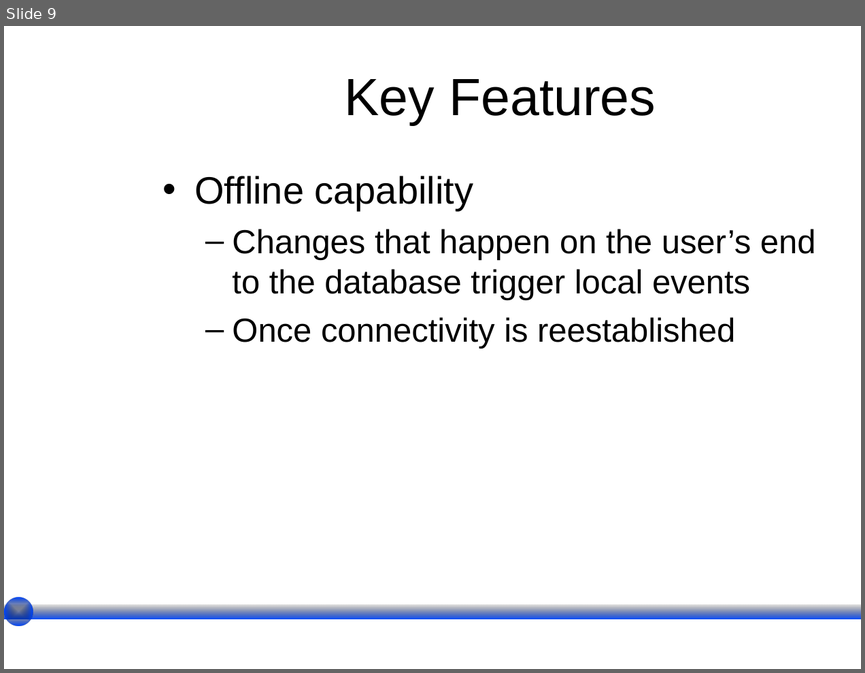
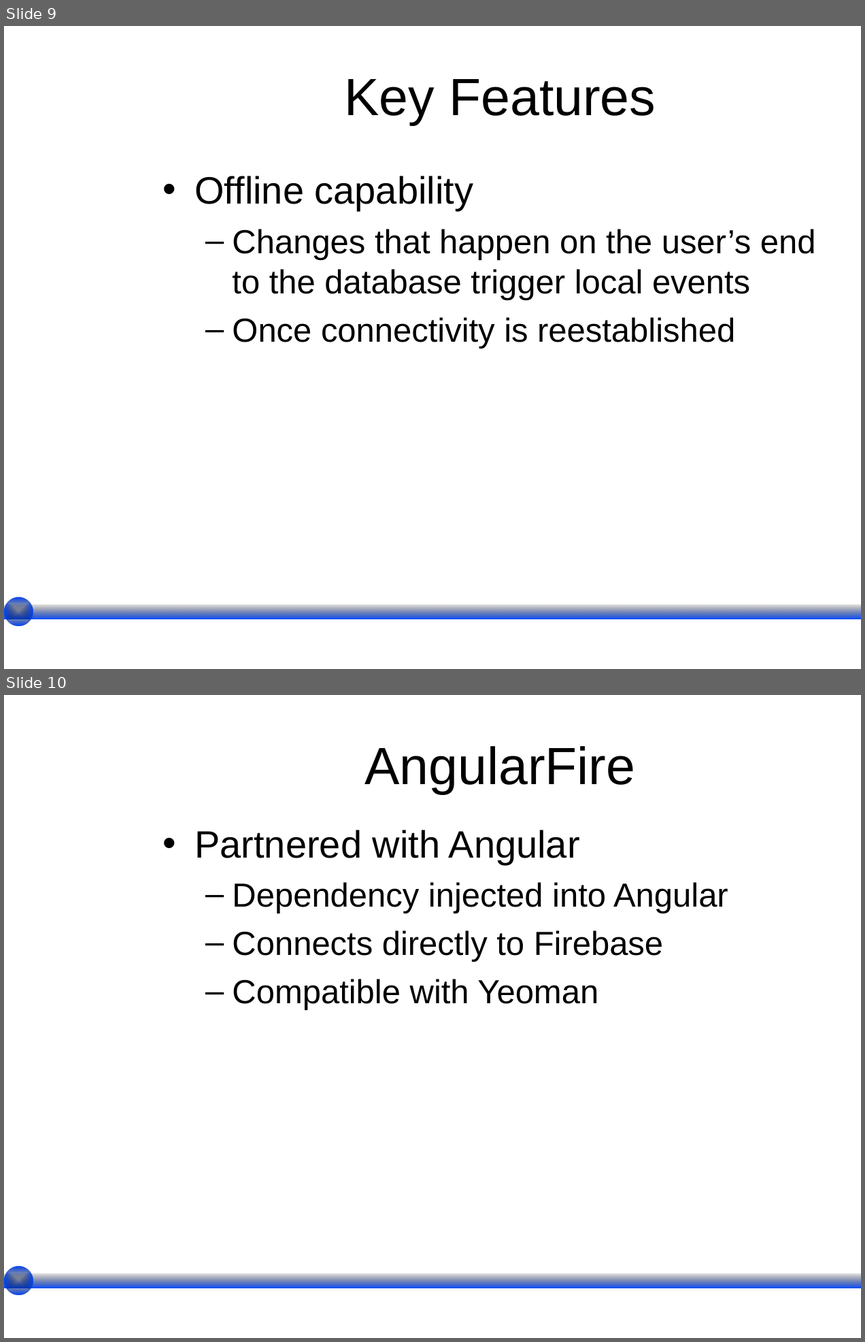
Before and after one commit to wesreisz/cis411-lightningTalks, a slide deck: Hill_LightningTalk.ppt. Shown one above the other, each under a label of ours: slide 9 before the commit, slides 9 and 10 after it. The pictures are 865x673 and 865x1342 pixels, drawn with LibreOffice and Linux fonts; fonts in the diff are those of the drawing; background and template pictures are left out. Boxes give left, top, right and bottom in pixels: in the first picture for what was removed or moved away, otherwise in the second. Text is boxed around its words. In the diff, an @@ line names an element or a change of style, - is before the commit and + after.

Commit message:
finished PPT

```diff
--- a/Hill_LightningTalk.ppt
+++ b/Hill_LightningTalk.ppt
@@ slide 10 added at (4, 695, 861, 1338), background picture (left out) @@
@@ title added at (365, 746, 636, 794), 44 pt, text #000000 @@
+AngularFire
@@ text added at (194, 830, 728, 1010), 28 pt, text #000000 @@
+• Partnered with Angular
+  – Dependency injected into Angular
+  – Connects directly to Firebase
+  – Compatible with Yeoman
@@ rectangle added at (4, 1273, 861, 1288), fill gradient #000000 to #0047FF @@
@@ ellipse added at (4, 1266, 33, 1295), fill gradient #000000 to #0047FF @@
```
Also in this commit, not shown: 1 slide changed, 5 other slides added, 9 slides removed.
